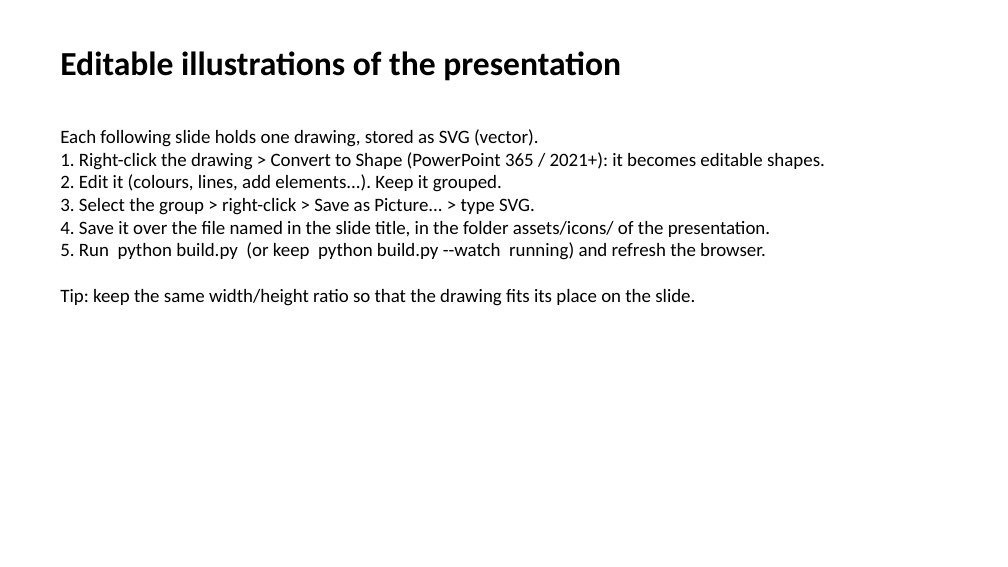
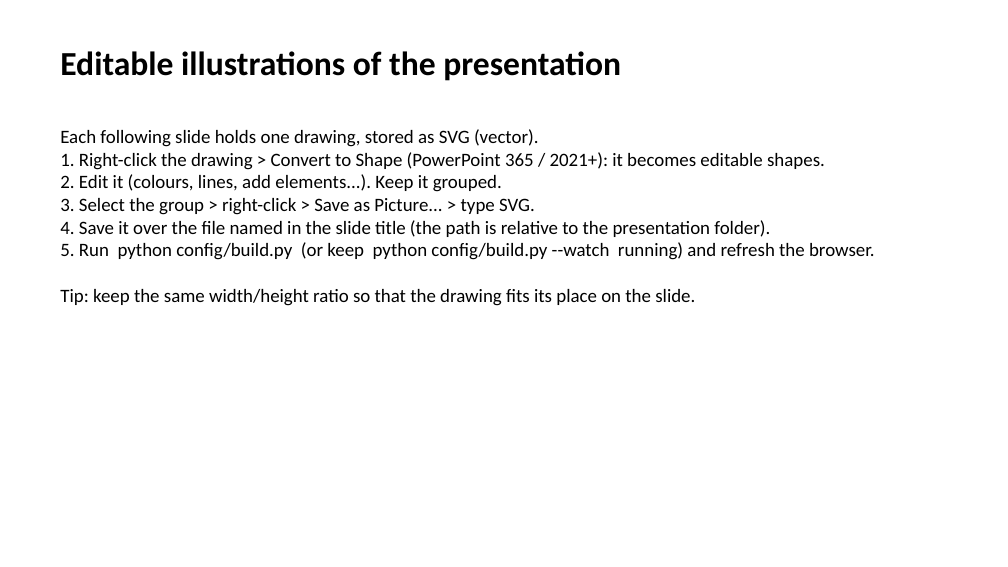
Before and after one commit to wdumontaud/slides_PUCPR, a slide deck: slide 1 of assets/illustrations.pptx. Drawn at 1008x567 pixels with LibreOffice and Linux fonts; fonts in the diff are those of the drawing. Boxes give left, top, right and bottom in pixels: in the first picture for what was removed or moved away, otherwise in the second. Text is boxed around its words. In the diff, an @@ line names an element or a change of style, - is before the commit and + after.

```diff
--- a/assets/illustrations.pptx
+++ b/assets/illustrations.pptx
@@ text at (x1=60, y1=220, x2=875, y2=260): text changed @@
-4. Save it over the file named in the slide title, in the folder assets/icons/ of the presentation.
-5. Run python build.py (or keep python build.py --watch running) and refresh the browser.
+4. Save it over the file named in the slide title (the path is relative to the presentation folder).
+5. Run python config/build.py (or keep python config/build.py --watch running) and refresh the browser.
```
Also in this commit, not shown: 10 other slides changed, 1 other file.
